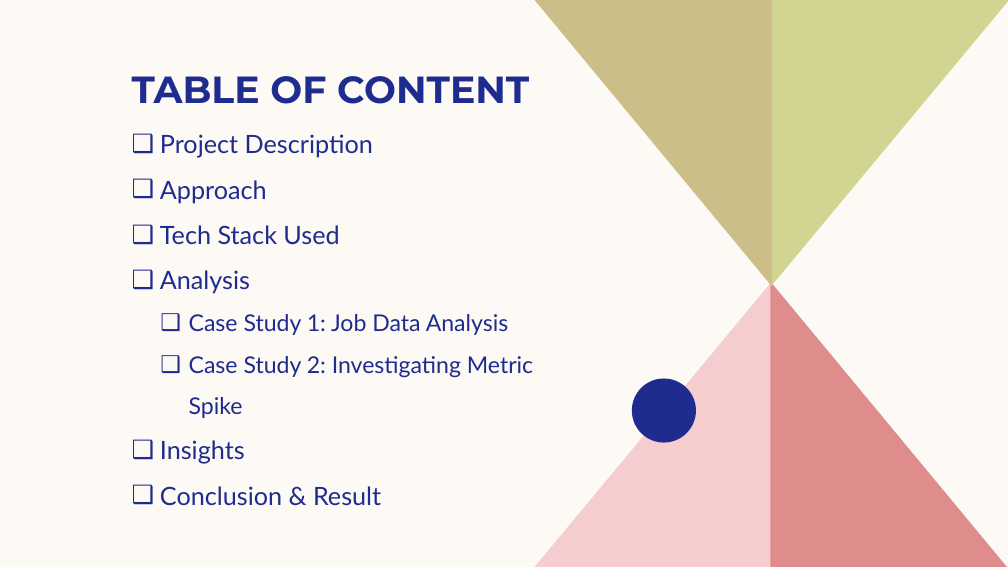
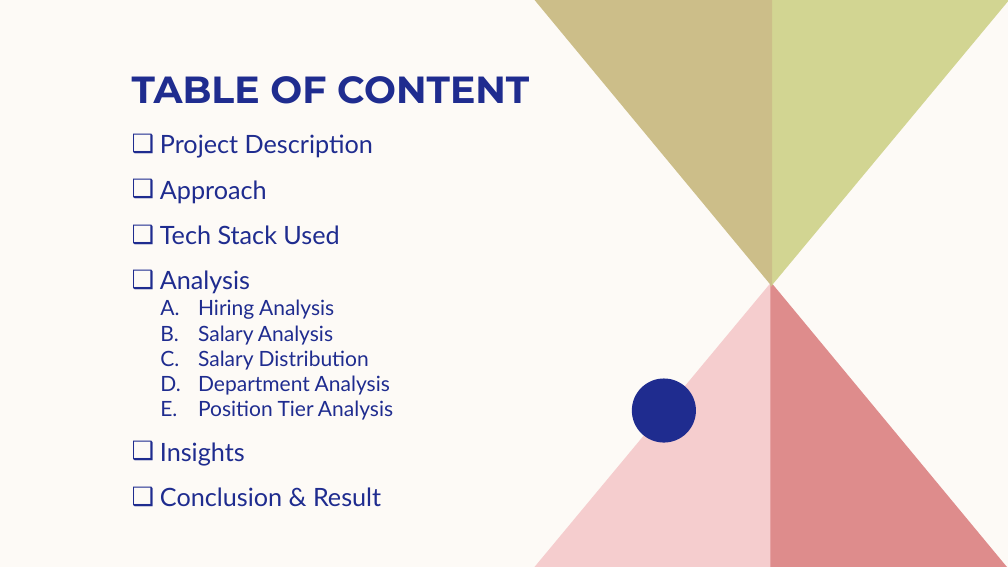
Before and after one commit to ShindeYash/Hiring_Process_Analytics, a slide deck: slide 2 of Report - Hiring_Process_Analytics.pptx. Drawn at 1008x567 pixels with LibreOffice and Linux fonts; fonts in the diff are those of the drawing. Boxes give left, top, right and bottom in pixels: in the first picture for what was removed or moved away, otherwise in the second. Text is boxed around its words. In the diff, an @@ line names an element or a change of style, - is before the commit and + after.

```diff
--- a/Report - Hiring_Process_Analytics.pptx
+++ b/Report - Hiring_Process_Analytics.pptx
@@ text at [198,299,393,420]: text changed; size 22 to 20 pt @@
-  ❑ Case Study 1: Job Data Analysis
-  ❑ Case Study 2: Investigating Metric Spike
+  A. Hiring Analysis
+  B. Salary Analysis
+  C. Salary Distribution
+  D. Department Analysis
+  E. Position Tier Analysis
```
Also in this commit, not shown: 3 other slides changed, 8 slides added, 5 slides removed, 3 other files.
